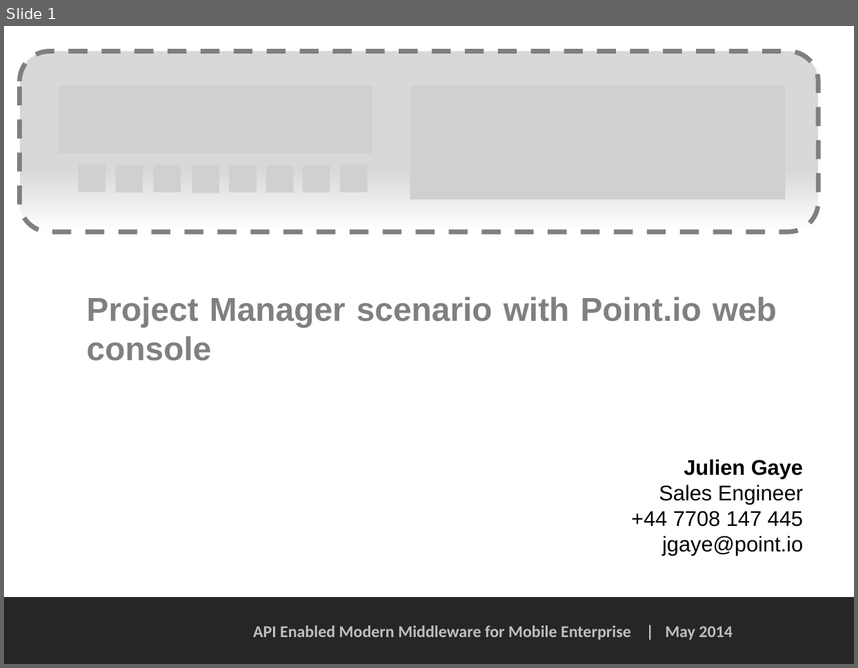
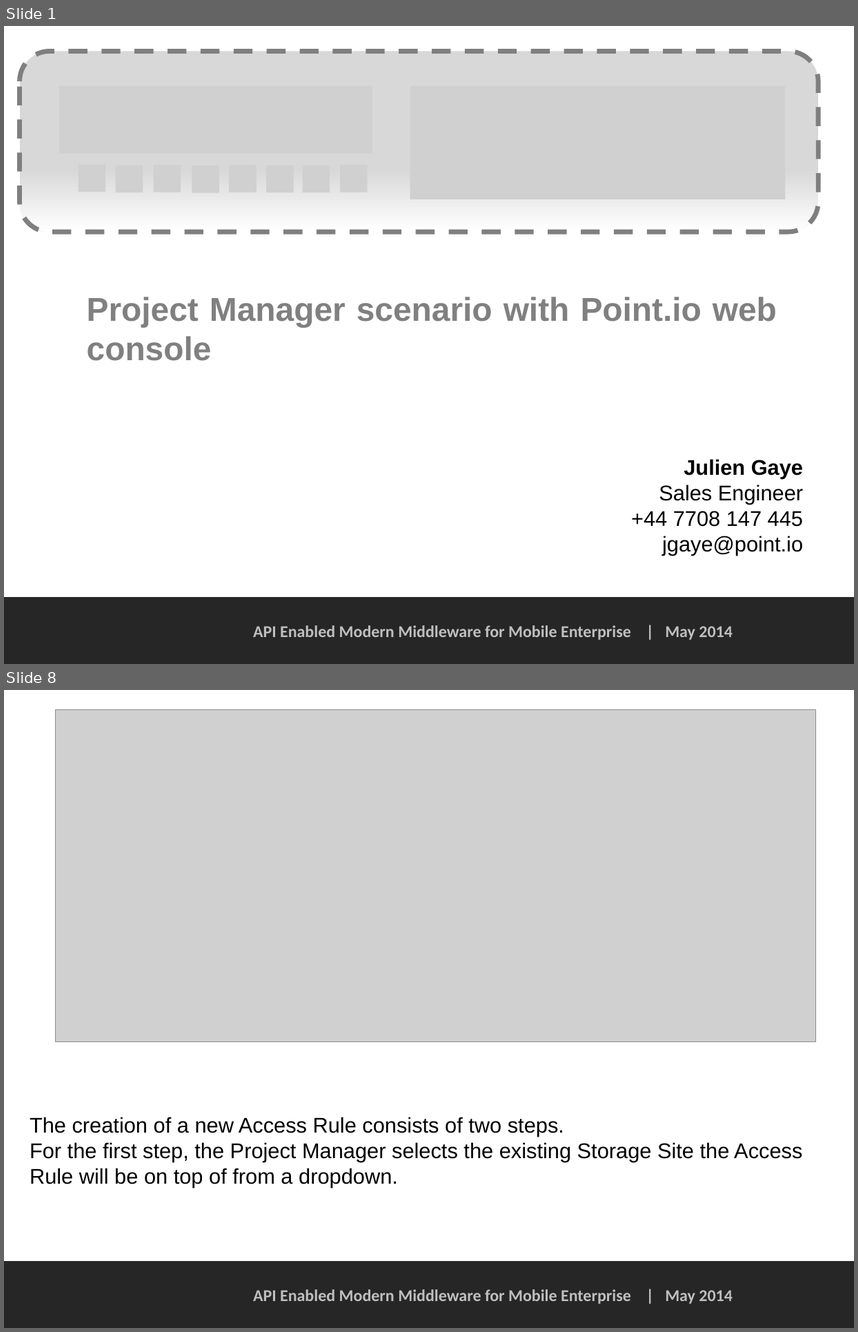
Before and after one commit to PointIO/Documentation, a slide deck: web console doc/Project Manager scenario - web console.pptx. Shown one above the other, each under a label of ours: slide 1 before the commit, slides 1 and 8 after it; the slides between them are not shown. The pictures are 858x668 and 858x1332 pixels, drawn with LibreOffice and Linux fonts; fonts in the diff are those of the drawing; grey boxes stand for pictures; background and template pictures are left out. Boxes give left, top, right and bottom in pixels: in the first picture for what was removed or moved away, otherwise in the second. Text is boxed around its words. In the diff, an @@ line names an element or a change of style, - is before the commit and + after.

Commit message:
Project Manager updated to v1, typo in Storage Administrator fixed

```diff
--- a/web console doc/Project Manager scenario - web console.pptx
+++ b/web console doc/Project Manager scenario - web console.pptx
@@ slide 8 added at box(4, 690, 854, 1328), background #FFFFFF; not listed: 2 template elements that a slide beside it also shows @@
@@ picture added at box(55, 709, 816, 1041) @@
@@ text added at box(30, 1116, 802, 1187), 18 pt, text #000000 @@
+The creation of a new Access Rule consists of two steps.
+For the first step, the Project Manager selects the existing Storage Site the Access Rule will be on top of from a dropdown.
```
Also in this commit, not shown: 1 slide changed, 14 other slides added, 16 slides removed, 1 other file.
